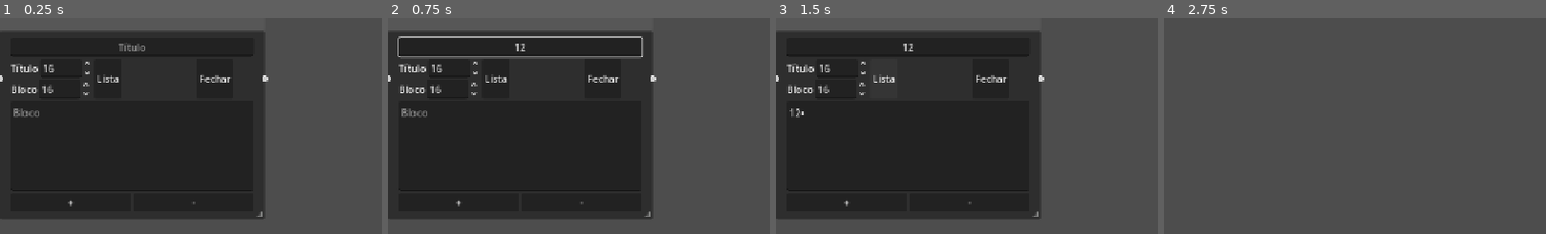
Above: before the commit, frames 1-4 (left to right).
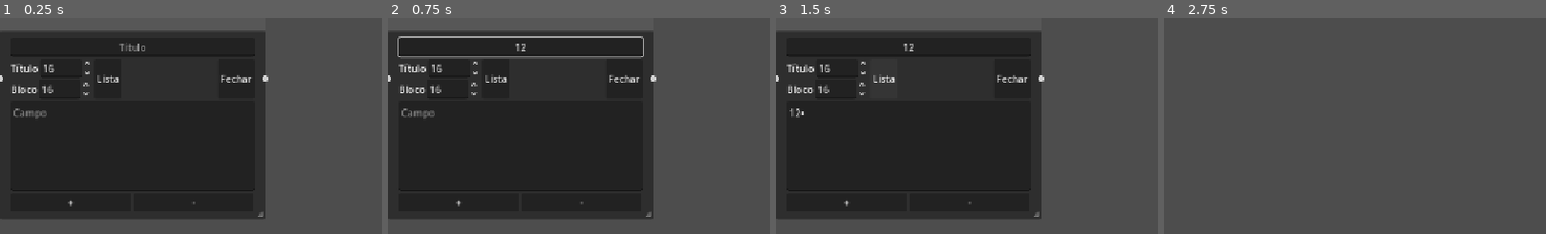
Above: after the commit, the same moments.

Repository: Miguel-de-Souza/Map-infinity
Game: Godot game, scene res://tscn/graph_node.tscn
Same seed, same stepped clock (60 frames per second), same inputs: the game is played once before the commit and once after it. This scene is started directly instead of the project's main scene.
Inputs (mouse positions are % of the whole screen's width and height, from its top left):
- Up to frame 1 (0.25 s): no input
- Up to frame 2 (0.75 s): click (17, 8) at 0.52 s; type "12" at 0.6 s
- Up to frame 3 (1.5 s): click (17, 31) at 0.75 s; type "12" at 0.83 s; click "Lista" at 1.25 s
- Up to frame 4 (2.75 s): click "Fechar" at 2 s
The pictures show only the part of the screen within x 0-50%, y 1-51%; the shares and areas given below are measured in that part.

The runs differ from the first frame. In frame 1, 0.6% of the frame differs, in the area x 3-70%, y 11-93%; in frame 2, 0.6%; in frame 3, 0.4%; in frame 4, nothing differs.

Commit message:
Mleohrias nas Configurações e Organização
Agora o texto que exibe o diretório, além de ter sido otimizado (ou seja, é chamado apenas quando precisa) exibe o texto "(Salvo)" para saber que o projeto foi salvo.

Adicionado uma nova funcão para saber o tamanho padrão de títulos.

Diff:
--- a/Scripts/global.gd
+++ b/Scripts/global.gd
@@ -1,3 +1,4 @@
 extends Node
 
 var font_size_default := 16
+var font_size_title_default := 16
--- a/Scripts/graph_edit.gd
+++ b/Scripts/graph_edit.gd
@@ -16,6 +16,7 @@
 	disconnect_node(from_node, from_port, to_node, to_port)
 
 func _ready():
+	label_diretorio.text = ""
 	file_dia.current_dir = desktop
 	file_load.current_dir = desktop
 
@@ -31,8 +32,6 @@
 	pop_inserir.id_pressed.connect(_on_item_selected_insert)
 
 func _process(_delta: float) -> void:
-
-	label_diretorio.text = current_project_path
 
 	if Input.is_action_just_pressed("Novo"):
 		get_tree().reload_current_scene()
@@ -129,6 +128,10 @@
 	current_project_path = path
 	print("Projeto salvo em: ", path)
 
+	label_diretorio.text = current_project_path + " (Salvo) "
+	await get_tree().create_timer(1.5).timeout
+	label_diretorio.text = current_project_path
+
 
 func criar_bloco_notas(id : int = 1) -> void:
 	var nodesGraph = null
@@ -200,11 +203,8 @@
 			print("Conexão ignorada:", conn)
 
 	current_project_path = path
-	print("Projeto carregado de:", path)
-
-
-	current_project_path = path
 	print("Projeto carregado de: ", path)
+	label_diretorio.text = current_project_path
 
 
 func _on_save_file_selected(path: String) -> void:
@@ -267,3 +267,7 @@
 
 		1:
 			DisplayServer.window_set_mode(DisplayServer.WINDOW_MODE_FULLSCREEN)
+
+
+func _on_option_size_title_value_changed(value: float) -> void:
+	Global.font_size_title_default = int(value)
--- a/Scripts/graph_node.gd
+++ b/Scripts/graph_node.gd
@@ -7,6 +7,7 @@
 
 func _ready() -> void:
 	size_fonts.value = Global.font_size_default
+	font_size.value = Global.font_size_title_default
 
 	size_fonts.value_changed.connect(_on_font_size_value_changed)
 	font_size.value_changed.connect(_on_font_size_title_value_changed)
--- a/main.tscn
+++ b/main.tscn
@@ -49,17 +49,16 @@
 Geapgh = NodePath("../GraphEdit")
 
 [node name="Container Config" type="VBoxContainer" parent="Window Config" unique_id=647695880]
-anchors_preset = 5
-anchor_left = 0.5
-anchor_right = 0.5
-offset_left = -170.0
-offset_right = 170.0
-offset_bottom = 136.0
-grow_horizontal = 2
+offset_left = 10.0
+offset_top = 15.0
+offset_right = 350.0
+offset_bottom = 214.0
+size_flags_horizontal = 0
+size_flags_vertical = 0
 
 [node name="Container Grid" type="HBoxContainer" parent="Window Config/Container Config" unique_id=1086933459]
 layout_mode = 2
-size_flags_horizontal = 4
+size_flags_horizontal = 0
 
 [node name="Type Grid" type="Label" parent="Window Config/Container Config/Container Grid" unique_id=920161610]
 layout_mode = 2
@@ -76,9 +75,9 @@
 
 [node name="Container Scroll" type="HBoxContainer" parent="Window Config/Container Config" unique_id=946023233]
 layout_mode = 2
-size_flags_horizontal = 4
-
-[node name="Type Grid" type="Label" parent="Window Config/Container Config/Container Scroll" unique_id=1334705798]
+size_flags_horizontal = 0
+
+[node name="Type Scroll" type="Label" parent="Window Config/Container Config/Container Scroll" unique_id=1334705798]
 layout_mode = 2
 text = "Tipo de Scroll"
 
@@ -93,21 +92,35 @@
 
 [node name="Container Size" type="HBoxContainer" parent="Window Config/Container Config" unique_id=61843572]
 layout_mode = 2
-size_flags_horizontal = 4
-
-[node name="Type Grid" type="Label" parent="Window Config/Container Config/Container Size" unique_id=559483811]
-layout_mode = 2
-text = "Tamanho Padrão"
-
-[node name="Option Scroll" type="SpinBox" parent="Window Config/Container Config/Container Size" unique_id=1830448274]
+size_flags_horizontal = 0
+
+[node name="Type Size Camp" type="Label" parent="Window Config/Container Config/Container Size" unique_id=559483811]
+layout_mode = 2
+text = "Tamanho Padrão dos Campos"
+
+[node name="Option Size Camp" type="SpinBox" parent="Window Config/Container Config/Container Size" unique_id=1830448274]
 layout_mode = 2
 min_value = 1.0
 max_value = 120.0
 value = 16.0
 
+[node name="Container Size Title" type="HBoxContainer" parent="Window Config/Container Config" unique_id=1775673372]
+layout_mode = 2
+size_flags_horizontal = 0
+
+[node name="Type Size Ttitle" type="Label" parent="Window Config/Container Config/Container Size Title" unique_id=718274692]
+layout_mode = 2
+text = "Tamanho Padrão dos Títulos"
+
+[node name="Option Size Title" type="SpinBox" parent="Window Config/Container Config/Container Size Title" unique_id=132651674]
+layout_mode = 2
+min_value = 1.0
+max_value = 80.0
+value = 16.0
+
 [node name="Container Diretory" type="HBoxContainer" parent="Window Config/Container Config" unique_id=433423033]
 layout_mode = 2
-size_flags_horizontal = 4
+size_flags_horizontal = 0
 
 [node name="Type Grid" type="Label" parent="Window Config/Container Config/Container Diretory" unique_id=1522040438]
 layout_mode = 2
@@ -118,7 +131,7 @@
 
 [node name="Container Mode" type="HBoxContainer" parent="Window Config/Container Config" unique_id=172956295]
 layout_mode = 2
-size_flags_horizontal = 4
+size_flags_horizontal = 0
 
 [node name="Modo" type="Label" parent="Window Config/Container Config/Container Mode" unique_id=978186425]
 layout_mode = 2
@@ -246,7 +259,8 @@
 [connection signal="close_requested" from="Window Config" to="Window Config" method="_on_close_requested"]
 [connection signal="item_selected" from="Window Config/Container Config/Container Grid/Option Grids" to="Window Config" method="_on_option_grids_item_selected"]
 [connection signal="item_selected" from="Window Config/Container Config/Container Scroll/Option Scroll" to="Window Config" method="_on_option_scroll_item_selected"]
-[connection signal="value_changed" from="Window Config/Container Config/Container Size/Option Scroll" to="Window Config" method="_on_option_scroll_value_changed"]
+[connection signal="value_changed" from="Window Config/Container Config/Container Size/Option Size Camp" to="Window Config" method="_on_option_scroll_value_changed"]
+[connection signal="value_changed" from="Window Config/Container Config/Container Size Title/Option Size Title" to="GraphEdit" method="_on_option_size_title_value_changed"]
 [connection signal="pressed" from="Window Config/Container Config/Container Diretory/Check Diretorio" to="GraphEdit" method="_on_check_diretorio_pressed"]
 [connection signal="item_selected" from="Window Config/Container Config/Container Mode/Type Window" to="GraphEdit" method="_on_type_window_item_selected"]
 [connection signal="pressed" from="Container Tool/MenuButton Config" to="Window Config" method="_on_menu_button_config_pressed"]
--- a/tscn/graph_node.tscn
+++ b/tscn/graph_node.tscn
@@ -67,7 +67,8 @@
 
 [node name="Container Tool" type="HBoxContainer" parent="." unique_id=1614242062]
 layout_mode = 2
-theme_override_constants/separation = 125
+size_flags_horizontal = 4
+theme_override_constants/separation = 160
 
 [node name="Container Left" type="HBoxContainer" parent="Container Tool" unique_id=327237046]
 layout_mode = 2
@@ -109,13 +110,14 @@
 
 [node name="CheckBox" type="Button" parent="Container Tool" unique_id=499506831]
 layout_mode = 2
+size_flags_horizontal = 8
 text = "Fechar"
 
 [node name="Notepad" type="TextEdit" parent="." unique_id=1833819988]
 clip_contents = true
 custom_minimum_size = Vector2(100, 150)
 layout_mode = 2
-placeholder_text = "Bloco"
+placeholder_text = "Campo"
 scroll_fit_content_height = true
 scroll_fit_content_width = true
 
--- a/tscn/graph_node_Iamge.tscn
+++ b/tscn/graph_node_Iamge.tscn
@@ -53,7 +53,7 @@
 [node name="Container" type="HBoxContainer" parent="." unique_id=1614242062]
 layout_mode = 2
 size_flags_horizontal = 4
-theme_override_constants/separation = 125
+theme_override_constants/separation = 180
 
 [node name="Container Size" type="HBoxContainer" parent="Container" unique_id=963762433]
 layout_mode = 2
@@ -67,6 +67,7 @@
 
 [node name="CheckBox" type="Button" parent="Container" unique_id=499506831]
 layout_mode = 2
+size_flags_horizontal = 8
 text = "Fechar"
 
 [node name="Button Image" type="TextureButton" parent="." unique_id=581091718]
--- a/tscn/graph_node_URL.tscn
+++ b/tscn/graph_node_URL.tscn
@@ -50,7 +50,8 @@
 
 [node name="Container" type="HBoxContainer" parent="." unique_id=1614242062]
 layout_mode = 2
-theme_override_constants/separation = 125
+size_flags_horizontal = 4
+theme_override_constants/separation = 257
 
 [node name="Container Size" type="VBoxContainer" parent="Container" unique_id=958391021]
 layout_mode = 2
@@ -66,6 +67,7 @@
 
 [node name="CheckBox" type="Button" parent="Container" unique_id=499506831]
 layout_mode = 2
+size_flags_horizontal = 8
 text = "Fechar"
 
 [node name="HBoxContainer" type="HBoxContainer" parent="." unique_id=2072020754]
@@ -80,6 +82,8 @@
 expand_to_text_length = true
 
 [node name="Go URL" type="Button" parent="HBoxContainer" unique_id=1017148609]
+clip_contents = true
+custom_minimum_size = Vector2(100, 0)
 layout_mode = 2
 text = "→"
 
--- a/tscn/graph_node_color.tscn
+++ b/tscn/graph_node_color.tscn
@@ -66,7 +66,8 @@
 
 [node name="Container" type="HBoxContainer" parent="." unique_id=1614242062]
 layout_mode = 2
-theme_override_constants/separation = 125
+size_flags_horizontal = 4
+theme_override_constants/separation = 210
 
 [node name="Container Size" type="VBoxContainer" parent="Container" unique_id=958391021]
 layout_mode = 2
@@ -88,6 +89,7 @@
 
 [node name="CheckBox" type="Button" parent="Container" unique_id=499506831]
 layout_mode = 2
+size_flags_horizontal = 8
 text = "Fechar"
 
 [node name="ColorPickerButton" type="ColorPickerButton" parent="." unique_id=1795591820]
